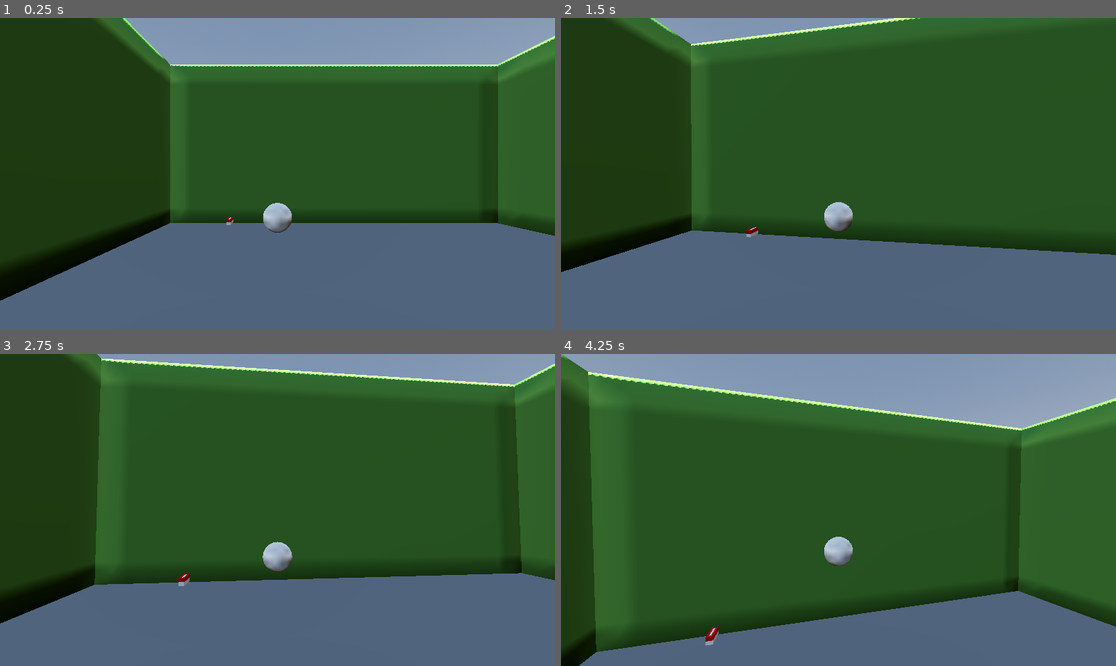
Above: before the commit, frames 1-4 (two rows, left to right).
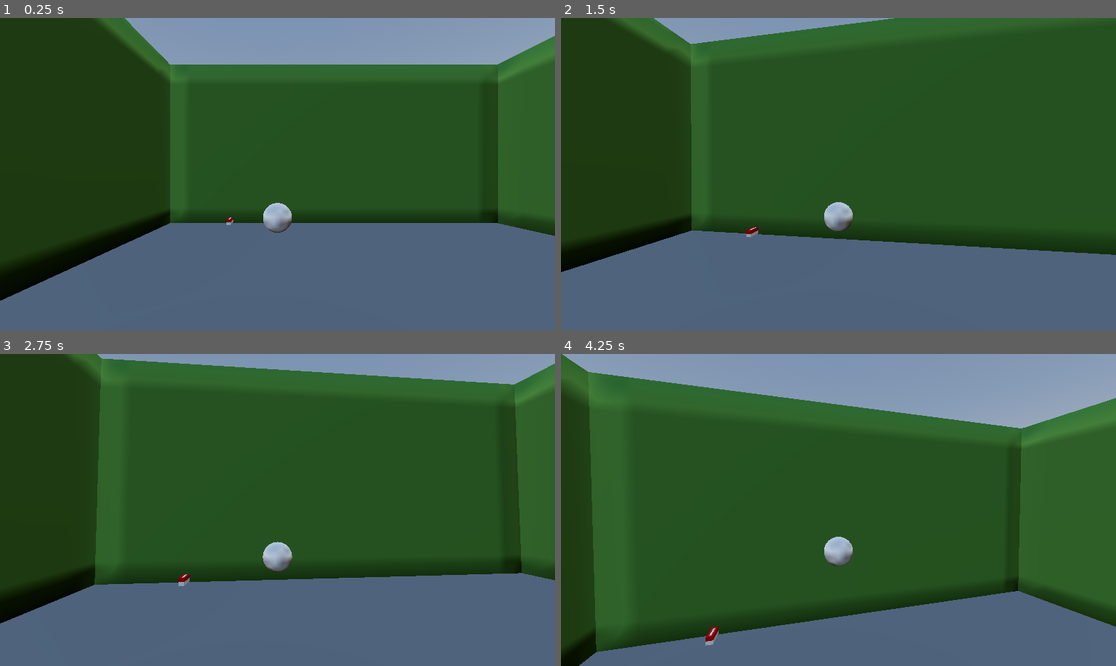
Above: after the commit, the same moments.

Repository: mzzaky/nusantara-majapahit
Game: Godot game, scene res://scenes/world/main.tscn
The game is run twice, just before and just after one commit, with the same random seed, the same clock (stepped at 60 frames per second) and the same inputs.
Inputs (mouse positions are in pixels of both pictures, inside the frame that each line leads up to):
- Up to frame 1 (0.25 s): no input
- Up to frame 2 (1.5 s): tap Enter (ui_accept) at 0.5, 0.77 s; move the mouse to (866, 174) at 0.52 s; hold Shift (sprint) 0.53-1.28 s; hold W (move_forward) from 0.53 s (still down); move the mouse to (810, 174) at 1.27 s; tap Shift (sprint) at 1.35 s
- Up to frame 3 (2.75 s): keep holding W (move_forward); tap Enter (ui_accept) at 1.52 s; move the mouse to (288, 503) at 2.02 s; hold Shift (sprint) from 2.03 s (still down)
- Up to frame 4 (4.25 s): keep holding W (move_forward); tap Enter (ui_accept) at 2.75, 3.02, 3.77 s; move the mouse to (832, 516) at 2.77 s; release Shift (sprint) at 2.78 s; tap Shift (sprint) at 2.85 s; move the mouse to (877, 513) at 3.52 s; hold Shift (sprint) from 3.53 s (still down)

The runs differ from the first frame. In frame 1, 0.5% of the frame differs, in the area x 22-100%, y 0-16%; in frame 2, 0.4%; in frame 3, 0.7%; in frame 4, 0.9%, in the area x 0-100%, y 0-25%.

Commit message:
sistem day night

Diff:
--- a/scenes/world/main.tscn
+++ b/scenes/world/main.tscn
@@ -3,6 +3,7 @@
 [ext_resource type="PackedScene" uid="uid://cpqevam041fhl" path="res://scenes/characters/player.tscn" id="1_0wkb6"]
 [ext_resource type="Script" uid="uid://dhume8pk44sxv" path="res://scripts/core/main_world.gd" id="1_mli2r"]
 [ext_resource type="PackedScene" uid="uid://ogbhevecnpfn" path="res://assets/models/blocks/block_bata_merah.glb" id="3_f8fyy"]
+[ext_resource type="Script" uid="uid://cifq8lmyi7vxt" path="res://scripts/core/day_night_cycle.gd" id="4_wbupf"]
 
 [sub_resource type="ProceduralSkyMaterial" id="ProceduralSkyMaterial_dygme"]
 
@@ -44,3 +45,11 @@
 
 [node name="blockbench_export" parent="." unique_id=1000808862 instance=ExtResource("3_f8fyy")]
 transform = Transform3D(1, 0, 0, 0, 1.8774209, 0, 0, 0, 1, 2.9815702, 0.32587457, 0.35650492)
+
+[node name="DayNightCycle" type="Node3D" parent="." unique_id=1406005250 node_paths=PackedStringArray("sun_light", "moon_light")]
+script = ExtResource("4_wbupf")
+sun_light = NodePath("../DirectionalLight3D")
+moon_light = NodePath("MoonLight")
+
+[node name="MoonLight" type="DirectionalLight3D" parent="DayNightCycle" unique_id=1520556455]
+transform = Transform3D(1, 0, 0, 0, 1, 0, 0, 0, 1, 0, 19.57803, 0)
--- a/scripts/core/block_data.gd
+++ b/scripts/core/block_data.gd
@@ -11,17 +11,17 @@
 
 # Tipe blok Majapahit
 enum BlockType {
-    AIR,
-    TANAH,
-    RUMPUT,
-    BATU,
-    BATA_MERAH,
-    KAYU_JATI,
-    BAMBU,
-    PASIR,
-    AIR_BLOCK,
-    ANDESIT,
-    BESI_ORE,
-    EMAS_ORE,
-    DAUN,
+	AIR,
+	TANAH,
+	RUMPUT,
+	BATU,
+	BATA_MERAH,
+	KAYU_JATI,
+	BAMBU,
+	PASIR,
+	AIR_BLOCK,
+	ANDESIT,
+	BESI_ORE,
+	EMAS_ORE,
+	DAUN,
 }
--- /dev/null
+++ b/scripts/core/day_night_cycle.gd
@@ -0,0 +1,45 @@
+extends Node3D
+
+@export var day_duration_minutes: float = 10.0 # 10 menit real-time = 1 hari game
+@export var sun_light: DirectionalLight3D
+@export var moon_light: DirectionalLight3D
+
+# Waktu: 0.0 = tengah malam, 0.25 = sunrise, 0.5 = siang, 0.75 = sunset
+var time_of_day: float = 0.3 # Mulai pagi hari
+
+# Warna langit
+var sunrise_color := Color(1.0, 0.6, 0.3) # Oranye sunrise
+var noon_color := Color(0.5, 0.7, 1.0) # Biru cerah
+var sunset_color := Color(1.0, 0.4, 0.2) # Merah sunset
+var night_color := Color(0.05, 0.05, 0.15) # Biru gelap malam
+
+func _process(delta: float) -> void:
+	# Update waktu
+	time_of_day += delta / (day_duration_minutes * 60.0)
+	if time_of_day >= 1.0:
+		time_of_day -= 1.0
+
+	# Rotasi matahari
+	if sun_light:
+		sun_light.rotation_degrees.x = (time_of_day * 360.0) - 90.0
+
+		# Intensitas matahari (hidup saat siang)
+		var sun_intensity = clamp(sin(time_of_day * TAU), 0.0, 1.0)
+		sun_light.light_energy = sun_intensity * 1.2
+		sun_light.visible = sun_intensity > 0.05
+
+	# Bulan (berlawanan dengan matahari)
+	if moon_light:
+		moon_light.rotation_degrees.x = (time_of_day * 360.0) + 90.0
+		var moon_intensity = clamp(-sin(time_of_day * TAU), 0.0, 1.0)
+		moon_light.light_energy = moon_intensity * 0.3
+		moon_light.visible = moon_intensity > 0.05
+
+func get_time_string() -> String:
+	# Kembalikan waktu dalam format jam:menit
+	var hours = int(time_of_day * 24.0)
+	var minutes = int((time_of_day * 24.0 - hours) * 60.0)
+	return "%02d:%02d" % [hours, minutes]
+
+func is_night() -> bool:
+	return time_of_day < 0.25 or time_of_day > 0.75
Not shown, added: scripts/core/day_night_cycle.gd.uid
